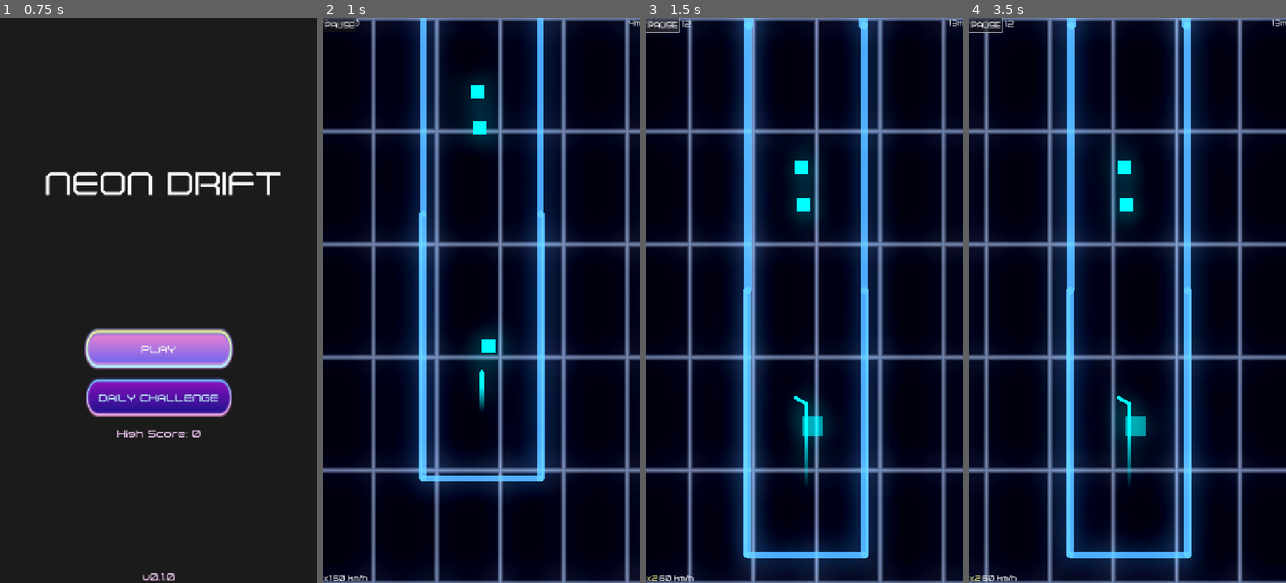
Above: before the commit, frames 1-4 (left to right).
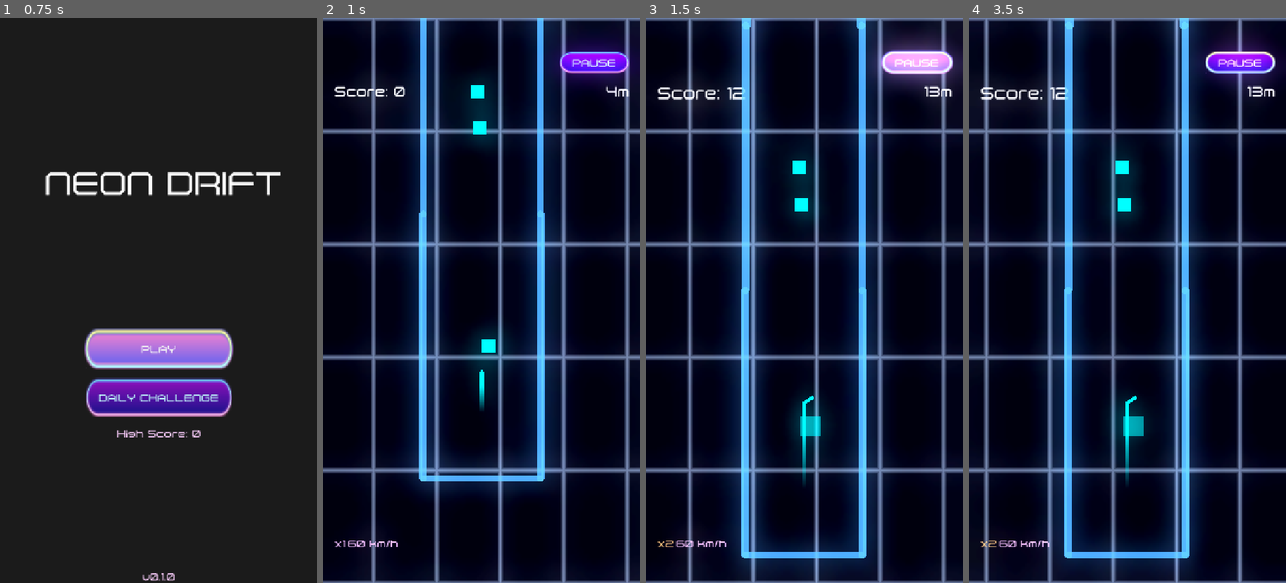
Above: after the commit, the same moments.

Repository: topher235/neon-drifter
Game: Godot game, scene res://scenes/main/main.tscn
Same seed, same stepped clock (60 frames per second), same inputs: the game is played once before the commit and once after it.
Inputs (mouse positions are in pixels of both pictures, inside the frame that each line leads up to):
- Up to frame 1 (0.75 s): click "PLAY" at 0.5 s
- Up to frame 2 (1 s): no input
- Up to frame 3 (1.5 s): click "PAUSE" at 1.25 s
- Up to frame 4 (3.5 s): move the mouse to (1197, 272) at 2.02 s; press the mouse at (1197, 272) at 2.03 s; move the mouse to (1064, 328) at 2.77 s; release the mouse at (1064, 328) at 2.78 s; click (1064, 328) at 2.85 s

Frame 1 is identical in both runs. In frame 2, 2.7% of the frame differs, in the area x 0-100%, y 0-100%; in frame 3, 7.4%; in frame 4, 7.0%.

Commit message:
Fix game over screen not showing up

Diff:
--- a/project.godot
+++ b/project.godot
@@ -37,6 +37,7 @@
 
 [gui]
 
+theme/custom="uid://b3u4wxbvbpmyv"
 theme/custom_font="uid://bykgjjv2kp2yq"
 
 [input]
--- a/resources/themes/neon-wave.tres
+++ b/resources/themes/neon-wave.tres
@@ -602,6 +602,16 @@
 cache/0/24/0/scale = 1.0
 cache/0/24/0/kerning_overrides/16/0 = Vector2(0, 0)
 cache/0/24/0/kerning_overrides/24/0 = Vector2(0, 0)
+cache/0/32/0/ascent = 0.0
+cache/0/32/0/descent = 0.0
+cache/0/32/0/underline_position = 0.0
+cache/0/32/0/underline_thickness = 0.0
+cache/0/32/0/scale = 1.0
+cache/0/72/0/ascent = 0.0
+cache/0/72/0/descent = 0.0
+cache/0/72/0/underline_position = 0.0
+cache/0/72/0/underline_thickness = 0.0
+cache/0/72/0/scale = 1.0
 
 [resource]
 default_font = SubResource("9")
--- a/scenes/game/game.gd
+++ b/scenes/game/game.gd
@@ -2,8 +2,8 @@
 
 @onready var tunnel_generator: TunnelGenerator = $TunnelGenerator
 @onready var player: PlayerLine = $Player
-@onready var hud: CanvasLayer = $UI/HUD
-@onready var game_over_screen: Control = $UI/GameOverScreen
+@onready var hud: CanvasLayer = $UI/Hud
+@onready var game_over_screen: Control = $UI/GameOverLayer/GameOver
 
 func _ready() -> void:
     player.add_to_group("player")
--- a/scenes/game/game.tscn
+++ b/scenes/game/game.tscn
@@ -68,5 +68,8 @@
 
 [node name="Hud" parent="UI" instance=ExtResource("5_5i0tg")]
 
-[node name="GameOver" parent="UI" instance=ExtResource("6_bdhmt")]
+[node name="GameOverLayer" type="CanvasLayer" parent="UI"]
+layer = 100
+
+[node name="GameOver" parent="UI/GameOverLayer" instance=ExtResource("6_bdhmt")]
 visible = false
--- a/scenes/ui/game_over.tscn
+++ b/scenes/ui/game_over.tscn
@@ -36,6 +36,7 @@
 
 [node name="VBoxContainer" type="VBoxContainer" parent="PanelContainer"]
 layout_mode = 2
+theme_override_constants/separation = 20
 
 [node name="TitleLabel" type="Label" parent="PanelContainer/VBoxContainer"]
 layout_mode = 2
@@ -57,6 +58,7 @@
 
 [node name="MaxComboLabel" type="Label" parent="PanelContainer/VBoxContainer/StatsContainer"]
 unique_name_in_owner = true
+z_index = 1
 layout_mode = 2
 
 [node name="HighScoreLabel" type="Label" parent="PanelContainer/VBoxContainer/StatsContainer"]
--- a/scenes/ui/hud.tscn
+++ b/scenes/ui/hud.tscn
@@ -1,8 +1,15 @@
-[gd_scene load_steps=2 format=3 uid="uid://c5ixwlkb1000h"]
+[gd_scene load_steps=4 format=3 uid="uid://c5ixwlkb1000h"]
 
 [ext_resource type="Script" uid="uid://bxol08i8juxrt" path="res://scenes/ui/hud.gd" id="1_0mwgc"]
 
+[sub_resource type="LabelSettings" id="LabelSettings_0mwgc"]
+font_size = 32
+
+[sub_resource type="LabelSettings" id="LabelSettings_hqnrr"]
+font_size = 32
+
 [node name="Hud" type="CanvasLayer"]
+layer = -1
 script = ExtResource("1_0mwgc")
 
 [node name="MarginContainer" type="MarginContainer" parent="."]
@@ -11,9 +18,22 @@
 anchor_bottom = 1.0
 grow_horizontal = 2
 grow_vertical = 2
+theme_override_constants/margin_left = 25
+theme_override_constants/margin_top = 75
+theme_override_constants/margin_right = 25
+theme_override_constants/margin_bottom = 75
 
 [node name="VBoxContainer" type="VBoxContainer" parent="MarginContainer"]
 layout_mode = 2
+theme_override_constants/separation = 20
+
+[node name="PauseButton" type="Button" parent="MarginContainer/VBoxContainer"]
+unique_name_in_owner = true
+custom_minimum_size = Vector2(0, 50)
+layout_mode = 2
+size_flags_horizontal = 8
+size_flags_vertical = 0
+text = "PAUSE"
 
 [node name="TopBar" type="HBoxContainer" parent="MarginContainer/VBoxContainer"]
 layout_mode = 2
@@ -21,6 +41,8 @@
 [node name="ScoreLabel" type="Label" parent="MarginContainer/VBoxContainer/TopBar"]
 unique_name_in_owner = true
 layout_mode = 2
+text = "123"
+label_settings = SubResource("LabelSettings_0mwgc")
 
 [node name="Spacer" type="Control" parent="MarginContainer/VBoxContainer/TopBar"]
 layout_mode = 2
@@ -29,6 +51,8 @@
 [node name="DistanceLabel" type="Label" parent="MarginContainer/VBoxContainer/TopBar"]
 unique_name_in_owner = true
 layout_mode = 2
+text = "123"
+label_settings = SubResource("LabelSettings_hqnrr")
 
 [node name="Spacer" type="Control" parent="MarginContainer/VBoxContainer"]
 layout_mode = 2
@@ -44,9 +68,3 @@
 [node name="SpeedLabel" type="Label" parent="MarginContainer/VBoxContainer/BottomBar"]
 unique_name_in_owner = true
 layout_mode = 2
-
-[node name="PauseButton" type="Button" parent="."]
-unique_name_in_owner = true
-offset_right = 8.0
-offset_bottom = 8.0
-text = "PAUSE"
